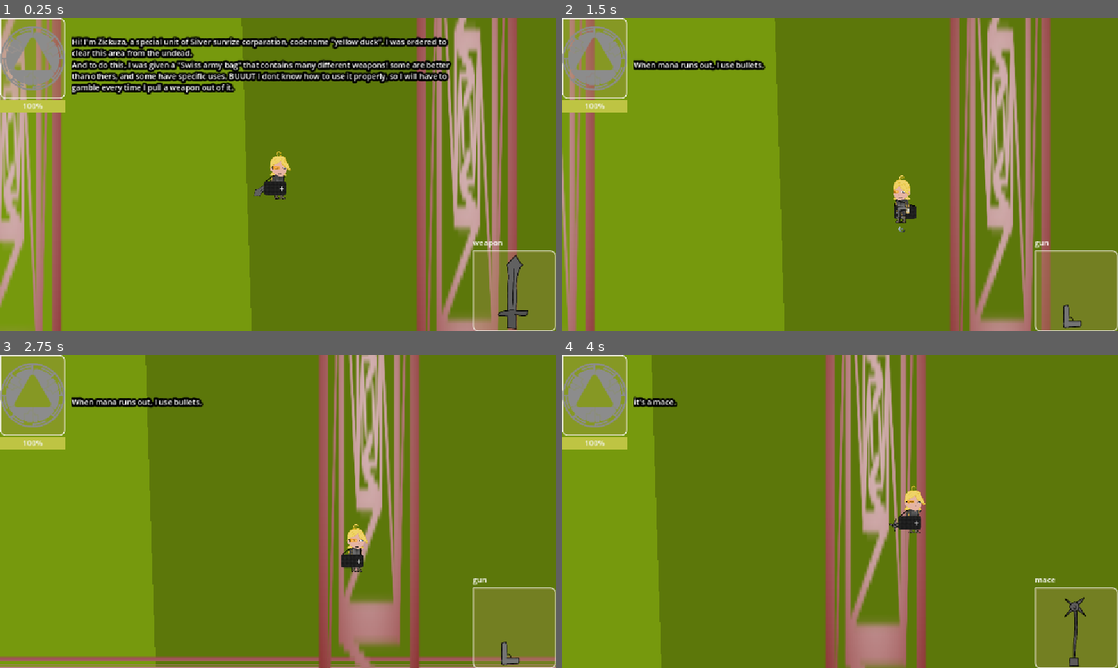
Above: before the commit, frames 1-4 (two rows, left to right).
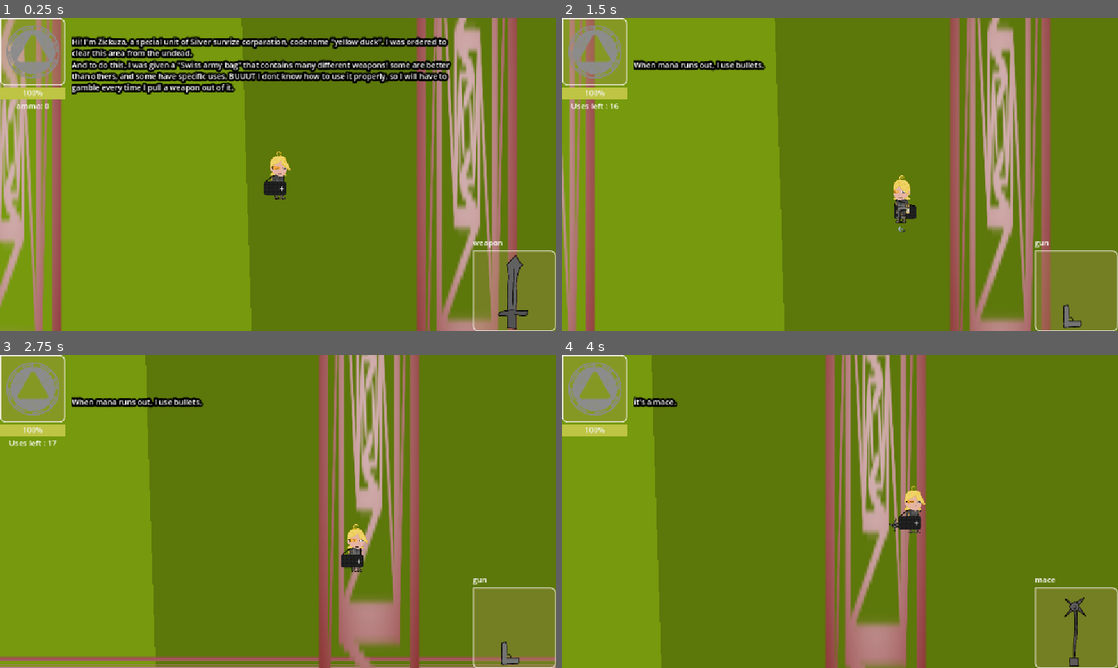
Above: after the commit, the same moments.

Repository: bobon4uto/swiss_army_bag
Game: Godot game, scene res://scenes/world.tscn
Two runs of this game, one before a commit and one after it. Both use one fixed random seed, a clock stepped at 60 frames per second and the inputs below. The engine's default icon, where the game draws it, is replaced by a stand-in: a white triangle on a blue panel in a dark square.
Inputs (mouse positions are in pixels of both pictures, inside the frame that each line leads up to):
- Up to frame 1 (0.25 s): no input
- Up to frame 2 (1.5 s): tap Enter at 0.5 s; move the mouse to (962, 158) at 0.52 s; hold Right (ui_right) 0.53-1.28 s; tap Space (gacha) at 0.6 s; move the mouse to (728, 190) at 1.27 s; hold Down (ui_down) from 1.28 s (still down); tap Ctrl (attack) at 1.35 s
- Up to frame 3 (2.75 s): tap Space (gacha) at 1.55, 2.1 s; move the mouse to (333, 442) at 2.02 s; release Down (ui_down) at 2.03 s; hold Right (ui_right) from 2.03 s (still down)
- Up to frame 4 (4 s): move the mouse to (812, 574) at 2.77 s; release Right (ui_right) at 2.78 s; hold Up (ui_up) 2.78-3.53 s; click (812, 574) at 2.85 s; tap Space (gacha) at 3.05, 3.8 s; move the mouse to (1006, 558) at 3.52 s; hold Left (ui_left) from 3.53 s (still down); hold Right mouse button (rmove) from 3.53 s (still down)

The runs differ from the first frame. In frame 1, 1.9% of the frame differs, in the area x 0-52%, y 2-57%; in frame 2, 1.9%; in frame 3, 1.9%; in frame 4, 1.9%, in the area x 0-12%, y 2-31%.

Commit message:
lazy

Diff:
--- a/classes/ui.tscn
+++ b/classes/ui.tscn
@@ -80,6 +80,12 @@
 [node name="healthbar" type="ProgressBar" parent="lt/HBoxContainer/VBoxContainer"]
 layout_mode = 2
 
+[node name="Label" type="Label" parent="lt/HBoxContainer/VBoxContainer"]
+layout_mode = 2
+text = "ammo: 0"
+horizontal_alignment = 1
+vertical_alignment = 1
+
 [node name="MarginContainer" type="MarginContainer" parent="lt/HBoxContainer"]
 layout_mode = 2
 size_flags_horizontal = 3
--- a/classes/weapon.gd
+++ b/classes/weapon.gd
@@ -3,6 +3,8 @@
 
 
 var wname : String = "gun"
+
+var ammo : int = -1
 
 var current_weap = 0
 var damage = 0
@@ -16,6 +18,7 @@
 enum wprop {
 	DAMAGE,
 	KNOCKBACK,
+	AMMO,
 	TYPE,
 	SIZE,
 	OFFSET,
@@ -38,13 +41,15 @@
 }
 
 
-const possible_weapons = ["gun", "sword", "mace"]
+const possible_weapons = ["hand","gun", "sword", "mace"]
 
 const weap_dict = {
-	#"name":[damage,knockback type, hitsize,offset,shoot,swing,special]
-	"gun":[10,1,[dam_type.PIERCE],Vector2(60,60),Vector2(0,-30),true,false,false,2.0],
-	"sword":[10,10,[dam_type.SLASH],Vector2(60,180),Vector2(0,-60),false,true,false,0.5],
-	"mace":[10,100,[dam_type.BLUNT],Vector2(60,180),Vector2(0,-60),false,true,false,0.2]
+	#"name":[damage,knockback, ammo, type, hitsize,offset,shoot,swing,special]
+	"hand":[10,10,-1,[],Vector2(60,60),Vector2(0,-30),false,true,false,1.0],
+
+	"gun":[10,1,17,[dam_type.PIERCE],Vector2(60,60),Vector2(0,-30),true,false,false,2.0],
+	"sword":[10,10,-1,[dam_type.SLASH],Vector2(60,180),Vector2(0,-60),false,true,false,0.5],
+	"mace":[10,100,-1,[dam_type.BLUNT],Vector2(60,180),Vector2(0,-60),false,true,false,0.2]
 }
 
 var shoot = false
@@ -71,6 +76,7 @@
 
 	damage = wprop_cur[wprop.DAMAGE]
 	knockback = wprop_cur[wprop.KNOCKBACK]
+	ammo = wprop_cur[wprop.AMMO]
 	dam_tip = wprop_cur[wprop.TYPE]
 
 	shoot= wprop_cur[wprop.SHOOT]
--- a/classes/weapon.tres
+++ b/classes/weapon.tres
@@ -1,6 +1,7 @@
-[gd_resource type="SpriteFrames" load_steps=4 format=3 uid="uid://03odwykshfxl"]
+[gd_resource type="SpriteFrames" load_steps=5 format=3 uid="uid://03odwykshfxl"]
 
 [ext_resource type="Texture2D" uid="uid://dvrwlwkdhsigx" path="res://assets/weapons/gun/gun.png" id="1_55aur"]
+[ext_resource type="Texture2D" uid="uid://duy0ccq1gqpgb" path="res://assets/weapons/hand.png" id="2_73gro"]
 [ext_resource type="Texture2D" uid="uid://dfo30yp6lphj0" path="res://assets/weapons/mace/mace.png" id="2_cvjb1"]
 [ext_resource type="Texture2D" uid="uid://cvww11i47wohe" path="res://assets/weapons/sword/sword.png" id="3_73gro"]
 
@@ -12,6 +13,14 @@
 }],
 "loop": true,
 "name": &"gun",
+"speed": 5.0
+}, {
+"frames": [{
+"duration": 1.0,
+"texture": ExtResource("2_73gro")
+}],
+"loop": true,
+"name": &"hand",
 "speed": 5.0
 }, {
 "frames": [{
--- a/classes/weapon.tscn
+++ b/classes/weapon.tscn
@@ -11,6 +11,6 @@
 
 [node name="sprite" type="AnimatedSprite2D" parent="."]
 sprite_frames = ExtResource("2_n6etd")
-animation = &"gun"
+animation = &"hand"
 centered = false
 offset = Vector2(-80, -160)
--- a/classes/zickuza.gd
+++ b/classes/zickuza.gd
@@ -13,6 +13,7 @@
 @export var wlabel : Label
 @export var comment : RichTextLabel
 @export var UIweap : AnimatedSprite2D
+@export var UIammo : Label
 @onready var timer = $Timer
 @onready var spl : AnimationPlayer= $splash
 @onready var splspr = $weaponsplash
@@ -33,6 +34,7 @@
 
 const comm = {
 	#"name":[damage,knockback type, hitsize,offset,shoot,swing,special]
+	"hand":"I'm not as commited as my teacher - George, but I can punch some faces.",
 	"gun":"When mana runs out, I use bullets.",
 	"sword":"Honestly, I dont get why they're so popular...",
 	"duck trigger":"IT'S TIME TO PULL MY DUCK TRIGGER!"
@@ -113,7 +115,7 @@
 	else:
 		anim.set("parameters/TimeScale/scale",weap.BASE_ANIM_SPEED)
 	if Input.is_action_just_pressed("gacha"):
-		set_weapon_in_hand(randi()%available_weapons)
+		set_weapon_in_hand(randi()%(available_weapons)+1)
 
 		anim.set("parameters/TimeScale/scale",weap.animation_speed)
 
@@ -140,6 +142,11 @@
 	UIweap.play(weap.wname)
 	splspr.play(weap.wname)
 	spl.play("spl")
+
+	if weap.ammo > 0:
+		UIammo.text = "Uses left : "+ str(weap.ammo)
+	else:
+		UIammo.text = ""
 
 
 func stop_attack():
@@ -198,6 +205,15 @@
 		body.handle_hit(weap.damage,weap.knockback,weap.dam_tip)
 
 func shoot_bullet():
+	if (weap.ammo > 0):
+		weap.ammo-=1
+		if weap.ammo > 0:
+			UIammo.text = "Uses left : "+ str(weap.ammo)
+		else:
+			UIammo.text = ""
+	else:
+		set_weapon_in_hand(0)
+		return
 	var new_bullet = preload("res://classes/bullet.tscn").instantiate()
 	if rclickmovement != Vector2.ZERO:
 		new_bullet.velocity=rclickmovement*100000
--- a/scenes/world.tscn
+++ b/scenes/world.tscn
@@ -124,12 +124,13 @@
 [node name="shape" type="CollisionShape2D" parent="obstcles/Icon4/bottom"]
 shape = SubResource("RectangleShape2D_k0juu")
 
-[node name="Zickuza" parent="." node_paths=PackedStringArray("health", "wlabel", "comment", "UIweap") instance=ExtResource("1_rwgxs")]
+[node name="Zickuza" parent="." node_paths=PackedStringArray("health", "wlabel", "comment", "UIweap", "UIammo") instance=ExtResource("1_rwgxs")]
 position = Vector2(30, 123)
 health = NodePath("../CanvasLayer/UI/lt/HBoxContainer/VBoxContainer/healthbar")
 wlabel = NodePath("../CanvasLayer/UI/rb/VBoxContainer/weap")
 comment = NodePath("../CanvasLayer/UI/lt/HBoxContainer/MarginContainer/RichTextLabel")
 UIweap = NodePath("../CanvasLayer/UI/rb/VBoxContainer/weapanel/AspectRatioContainer/AnimatedSprite2D")
+UIammo = NodePath("../CanvasLayer/UI/lt/HBoxContainer/VBoxContainer/Label")
 
 [node name="cam" type="Camera2D" parent="Zickuza"]
 unique_name_in_owner = true
Binary file added: assets/weapons/hand.png
Not shown, added: assets/weapons/hand.png.import
